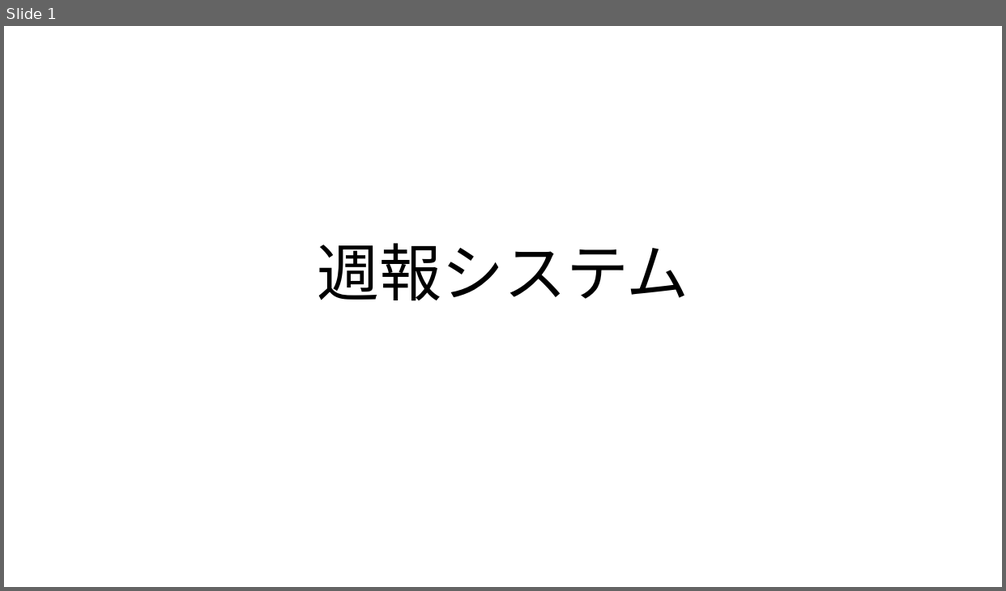
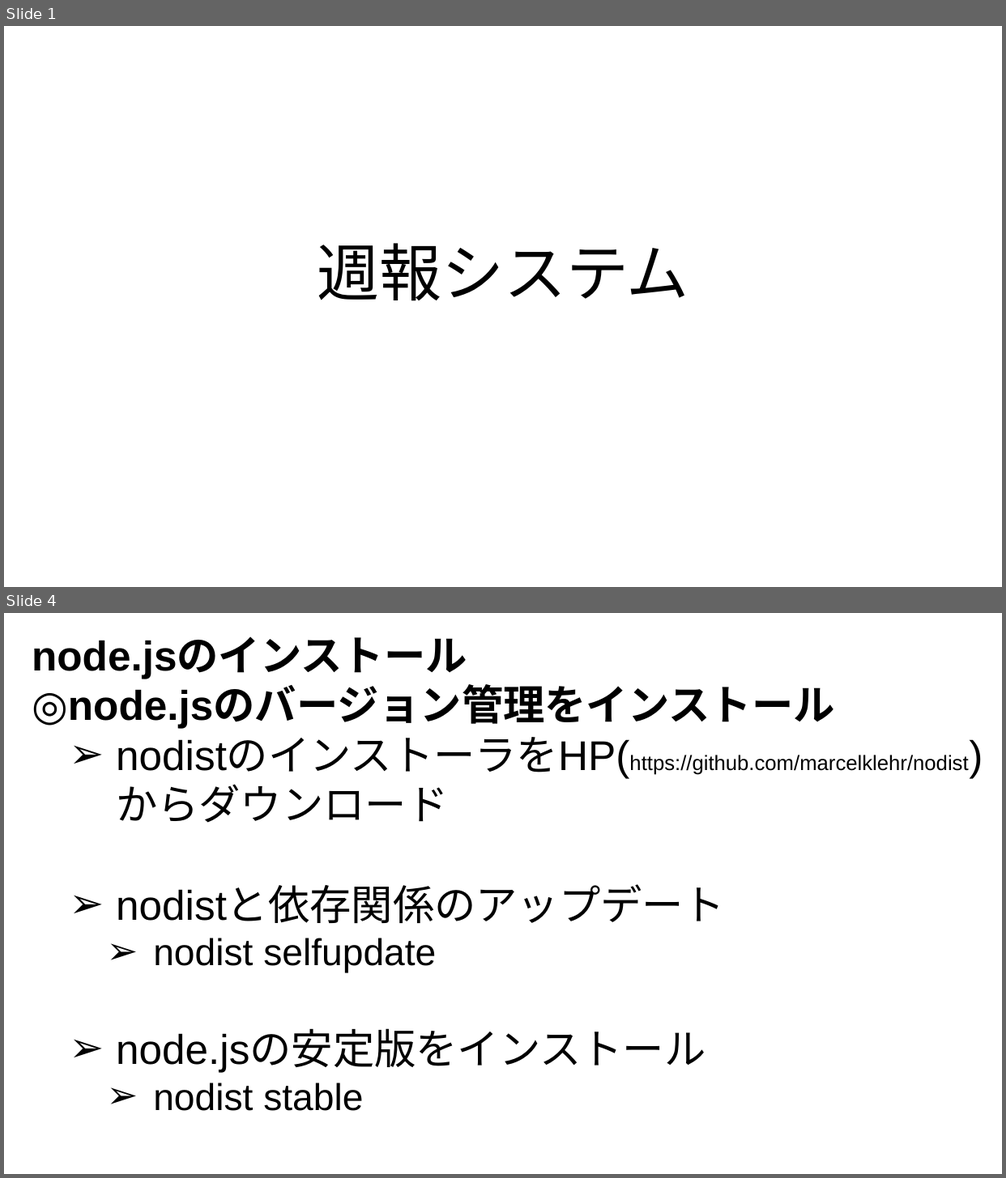
Before and after one commit to systemdevelopment/weeklyReport, a slide deck: doc/開発環境.pptx. Shown one above the other, each under a label of ours: slide 1 before the commit, slides 1 and 4 after it; the slides between them are not shown. The pictures are 1006x591 and 1006x1178 pixels, drawn with LibreOffice and Linux fonts; fonts in the diff are those of the drawing. Boxes give left, top, right and bottom in pixels: in the first picture for what was removed or moved away, otherwise in the second. Text is boxed around its words. In the diff, an @@ line names an element or a change of style, - is before the commit and + after.

```diff
--- a/doc/開発環境.pptx
+++ b/doc/開発環境.pptx
@@ slide 4 added at [4, 613, 1002, 1174], background #FFFFFF @@
@@ text added at [32, 637, 968, 1111], 40 pt, text #000000 @@
+node.jsのインストール
+◎node.jsのバージョン管理をインストール
+  ➢ nodistのインストーラをHP(https://github.com/marcelklehr/nodist)からダウンロード
+  ➢ nodistと依存関係のアップデート
+    ➢ nodist selfupdate
+  ➢ node.jsの安定版をインストール
+    ➢ nodist stable
```
Also in this commit, not shown: 2 slides changed, 3 other slides added, 3 other files.
